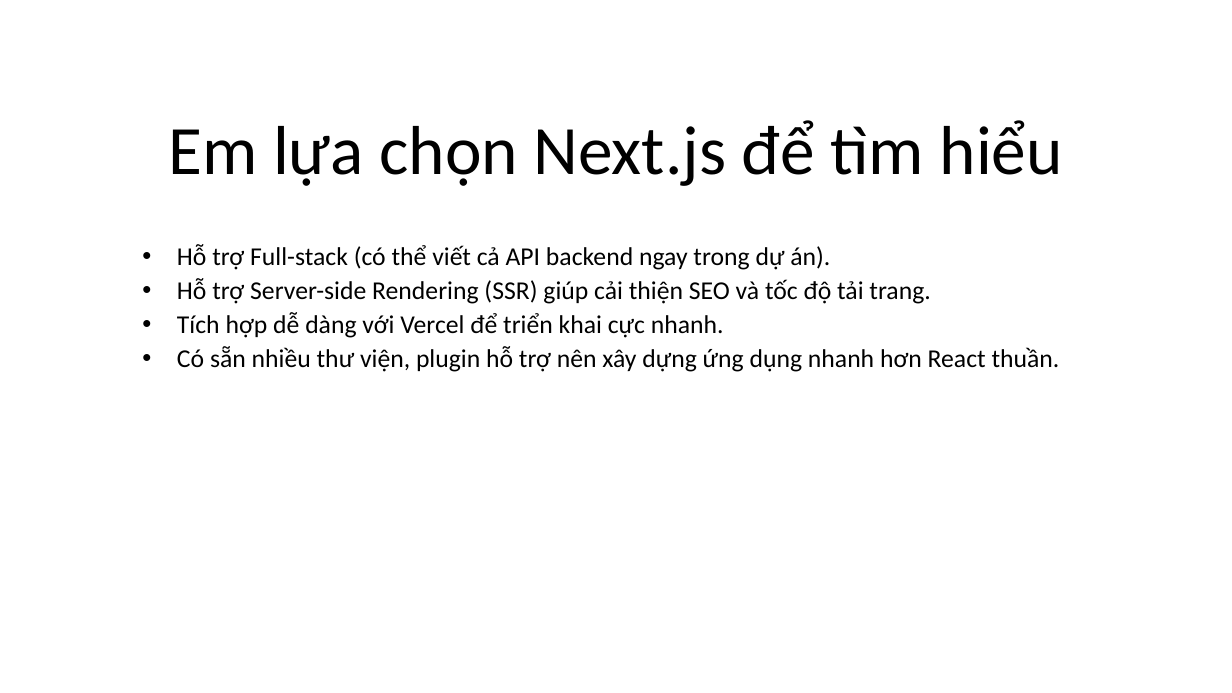
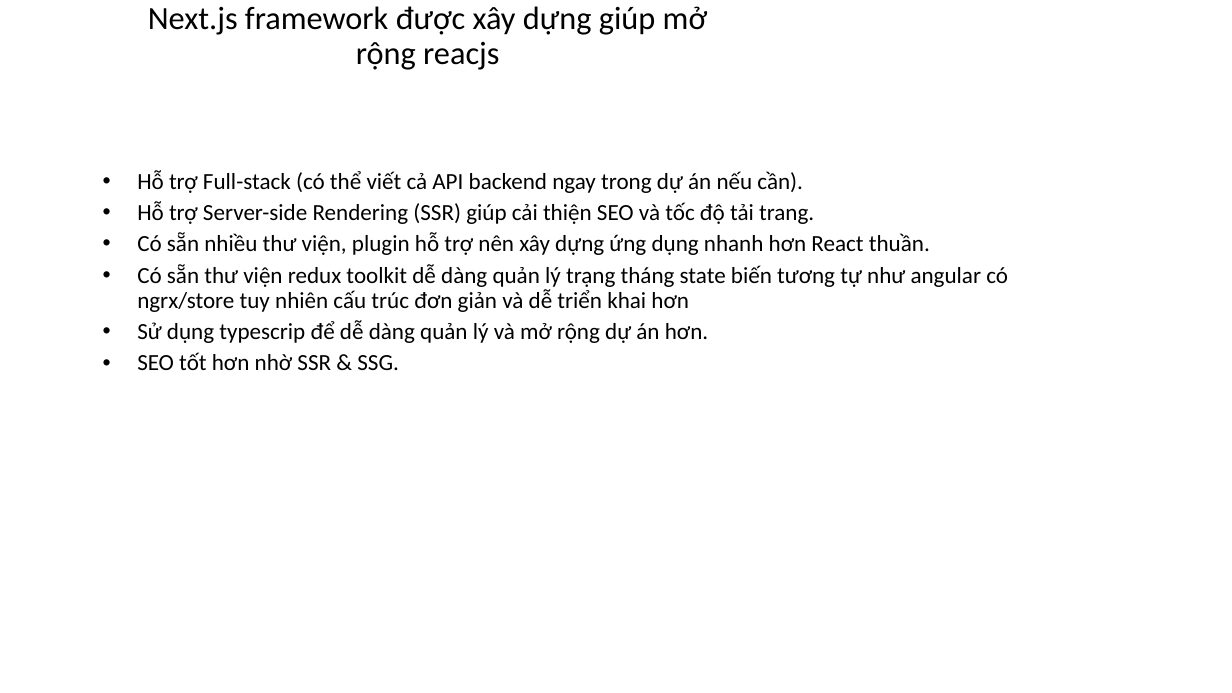
Before and after one commit to petertranhoanglinh/myoffice_demo, a slide deck: slide 1 of dos/React.pptx (slide 2 before the commit). Drawn at 1232x693 pixels with LibreOffice and Linux fonts; fonts in the diff are those of the drawing. Boxes give left, top, right and bottom in pixels: in the first picture for what was removed or moved away, otherwise in the second. Text is boxed around its words. In the diff, an @@ line names an element or a change of style, - is before the commit and + after.

```diff
--- a/dos/React.pptx
+++ b/dos/React.pptx
@@ title at (148, 6, 707, 70): text changed; size 54 to 25.2 pt @@
-Em lựa chọn Next.js để tìm hiểu
+Next.js framework được xây dựng giúp mở rộng reacjs
@@ subtitle "Hỗ trợ Full-stack (có thể ...": place and size @@
-subtitle "Hỗ trợ Full-stack (có thể ..." at (177, 244, 1060, 372)
+subtitle "Hỗ trợ Full-stack (có thể ..." at (137, 170, 1008, 370)
@@ subtitle at (137, 170, 803, 193): text changed; size 20 to 18 pt @@
-  • Hỗ trợ Full-stack (có thể viết cả API backend ngay trong dự án).
+  • Hỗ trợ Full-stack (có thể viết cả API backend ngay trong dự án nếu cần).
@@ subtitle at (137, 201, 930, 255): size 20 to 18 pt in "Hỗ trợ Server-side Rendering (SSR) giúp cải ...", "Có sẵn nhiều thư viện, plugin hỗ ..." @@
@@ subtitle at (137, 264, 1008, 370): paragraphs added @@
+  • Có sẵn thư viện redux toolkit dễ dàng quản lý trạng tháng state biến tương tự như angular có ngrx/store tuy nhiên cấu trúc đơn giản và dễ triển khai hơn
+  • Sử dụng typescrip để dễ dàng quản lý và mở rộng dự án hơn.
+  • SEO tốt hơn nhờ SSR & SSG.
@@ subtitle at (177, 312, 724, 338): paragraph removed @@
-  • Tích hợp dễ dàng với Vercel để triển khai cực nhanh.
```
Also in this commit, not shown: 8 slides added, 14 slides removed, 5 other files.
